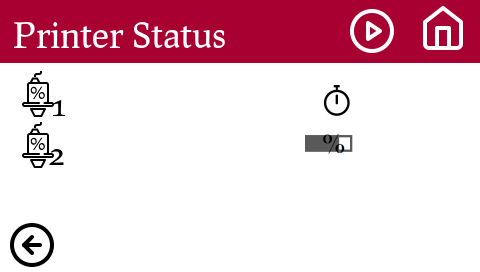
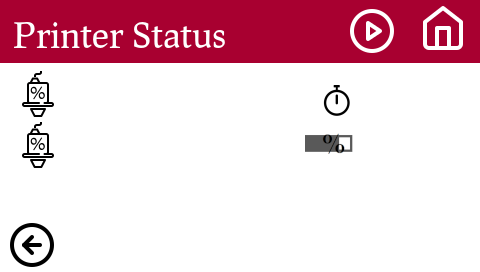
Layers edited between the first and the second 480 × 272 image:
renamed "1 #1" to "1", moved it into group "081-icon-1", painted on it over (52, 100, 66, 116)
removed layer "2 #1" from group "Extruder_Icons" over (49, 149, 64, 165)
added group "Extruder_Icons copy" with 1 layers above "Info_Icons" over (49, 149, 54, 165)
renamed "head_FR-Kopie #4" to "head_FR-Kopie #6", moved it into group "Extruder_Icons copy" over (49, 149, 54, 165)
